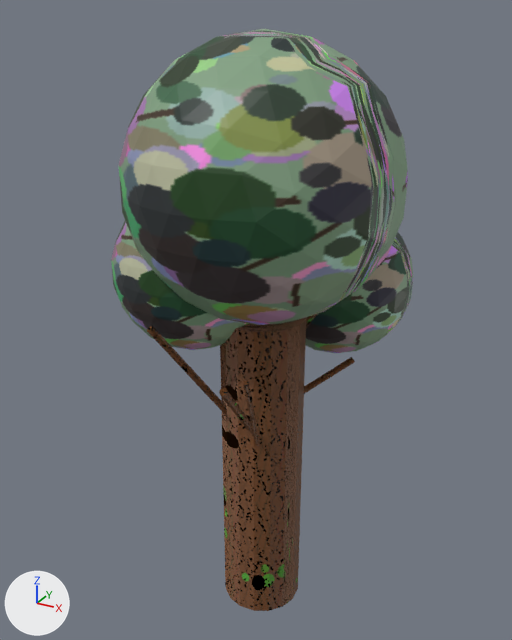
An edit to the glTF model assets/models/trees/tree_6.glb, drawn before and after from the same camera.
Before and after are seen from a 50 mm camera at (1.59, -2.97, 3.25) aimed at (-0.14, 0.19, 1.67). Lighting does not change. The marker at lower left points along +X, +Y and +Z. Where no turn or scale is listed for an object, it has been applied to the vertices. Vertices at the same position are counted once.

Objects in the first picture: 'tree_6_branch1', 'tree_6_branch2', 'tree_6_branch3', 'tree_6_crown0', 'tree_6_crown1', 'tree_6_crown2', 'tree_6_trunk'.
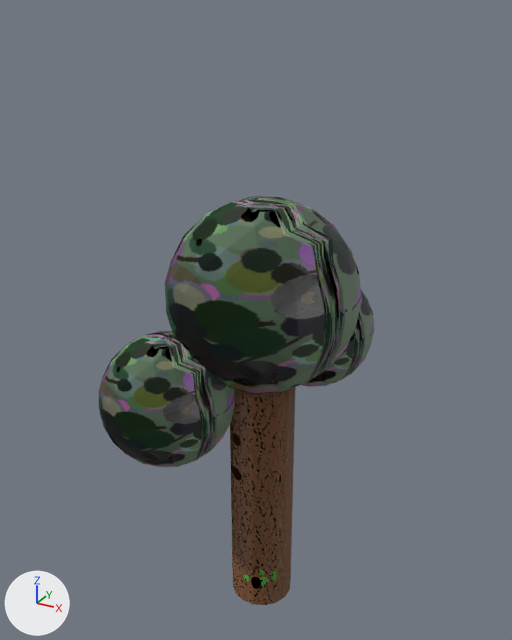
Patch to the scene script:
```diff
--- a/assets/models/trees/tree_6.glb.py
+++ b/assets/models/trees/tree_6.glb.py
@@ mat_mat_tree_6_crown0 @@
 n0 = _N.new('ShaderNodeBsdfPrincipled'); n0.name = 'Principled BSDF'
 n2.image = img_tree_6_crown
+n3 = _N.new('ShaderNodeNormalMap'); n3.name = 'Normal Map'
+n3.uv_map = 'UVMap'
+n4 = _N.new('ShaderNodeTexImage'); n4.name = 'Image Texture.001'
+n4.image = img_tree_6_crown_bump
 _L.new(n0.outputs[0], n1.inputs[0])  # 'BSDF' to 'Surface'
 _L.new(n2.outputs[0], n0.inputs[0])  # 'Color' to 'Base Color'
+_L.new(n3.outputs[0], n0.inputs[5])  # 'Normal' to 'Normal'
+_L.new(n4.outputs[0], n3.inputs[1])  # 'Color' to 'Color'
@@ mat_mat_tree_6_crown1 @@
 n0 = _N.new('ShaderNodeBsdfPrincipled'); n0.name = 'Principled BSDF'
 n2.image = img_tree_6_crown
+n3 = _N.new('ShaderNodeNormalMap'); n3.name = 'Normal Map'
+n3.uv_map = 'UVMap'
+n4 = _N.new('ShaderNodeTexImage'); n4.name = 'Image Texture.001'
+n4.image = img_tree_6_crown_bump
 _L.new(n0.outputs[0], n1.inputs[0])  # 'BSDF' to 'Surface'
 _L.new(n2.outputs[0], n0.inputs[0])  # 'Color' to 'Base Color'
+_L.new(n3.outputs[0], n0.inputs[5])  # 'Normal' to 'Normal'
+_L.new(n4.outputs[0], n3.inputs[1])  # 'Color' to 'Color'
@@ mat_mat_tree_6_crown2 @@
 n0 = _N.new('ShaderNodeBsdfPrincipled'); n0.name = 'Principled BSDF'
 n2.image = img_tree_6_crown
+n3 = _N.new('ShaderNodeNormalMap'); n3.name = 'Normal Map'
+n3.uv_map = 'UVMap'
+n4 = _N.new('ShaderNodeTexImage'); n4.name = 'Image Texture.001'
+n4.image = img_tree_6_crown_bump
 _L.new(n0.outputs[0], n1.inputs[0])  # 'BSDF' to 'Surface'
 _L.new(n2.outputs[0], n0.inputs[0])  # 'Color' to 'Base Color'
+_L.new(n3.outputs[0], n0.inputs[5])  # 'Normal' to 'Normal'
+_L.new(n4.outputs[0], n3.inputs[1])  # 'Color' to 'Color'
@@ me_tree_6_trunk @@
 me_tree_6_trunk.from_pydata(...)  # 34 vertices, 64 faces; spans x -0.22..0.22, y -0.22..0.22, z 0.0..1.8
+# me_tree_6_trunk part 1: the whole mesh is turned -5.8 degrees about the z axis through the mesh origin and scaled by 0.783
 me_tree_6_trunk.materials.append(mat_mat_tree_6_trunk)
@@ me_tree_6_crown0 @@
 me_tree_6_crown0.from_pydata(...)  # 162 vertices, 320 faces; spans x -0.678..0.678, y -0.678..0.678, z 1.804..3.167
+# me_tree_6_crown0 part 2: the whole mesh is turned -5.8 degrees about the z axis through its middle and scaled by 0.734, then moved by (0.0, 0.0, -0.574)
 me_tree_6_crown0.materials.append(mat_mat_tree_6_crown0)
@@ me_tree_6_crown1 @@
 me_tree_6_crown1.from_pydata(...)  # 162 vertices, 320 faces; spans x -0.317..0.558, y 0.264..1.139, z 1.354..2.233
+# me_tree_6_crown1 part 3: the whole mesh is turned -5.8 degrees about the z axis through its middle and scaled by 0.789, then moved by (-0.449, -1.114, -0.37)
 me_tree_6_crown1.materials.append(mat_mat_tree_6_crown1)
@@ me_tree_6_crown2 @@
 me_tree_6_crown2.from_pydata(...)  # 162 vertices, 320 faces; spans x -0.792..0.063, y -0.49..0.364, z 1.588..2.446
+# me_tree_6_crown2 part 4: the whole mesh is turned -5.8 degrees about the z axis through its middle and scaled by 0.775, then moved by (0.511, 0.383, -0.376)
 me_tree_6_crown2.materials.append(mat_mat_tree_6_crown2)
@@ me_tree_6_branch1 @@
-me_tree_6_branch1.from_pydata(...)  # 26 vertices, 48 faces; spans x -0.012..0.42, y -0.015..0.28, z 1.18..1.539
+me_tree_6_branch1.from_pydata(...)  # 26 vertices, 48 faces; spans x -0.302..0.011, y -0.011..0.32, z 0.68..1.352
+# me_tree_6_branch1 part 5: 26 of 26 vertices moved; they spanned x -0.012..0.42, y -0.015..0.28, z 1.18..1.539 and now span x -0.302..0.011, y -0.011..0.32, z 0.68..1.352; mean shift (-0.349, 0.022, -0.343); largest move (0.416, 0.27, 1.511) -> (-0.298, 0.316, 1.339)
 me_tree_6_branch1.materials.append(mat_mat_tree_6_branch1)
@@ me_tree_6_branch2 @@
 me_tree_6_branch2.from_pydata(...)  # 26 vertices, 48 faces; spans x -0.353..0.017, y -0.524..0.016, z 0.964..1.86
+# me_tree_6_branch2 part 6: the whole mesh is multiplied about its middle by the matrix ((-0.656, 0.139, 0.023), (-0.136, -0.654, 0.059), (0.035, 0.053, 0.668)), then moved by (0.253, 0.469, 0.126)
 me_tree_6_branch2.materials.append(mat_mat_tree_6_branch2)
@@ me_tree_6_branch3 @@
-me_tree_6_branch3.from_pydata(...)  # 26 vertices, 48 faces; spans x -0.013..0.235, y -0.58..0.012, z 0.841..1.74
+me_tree_6_branch3.from_pydata(...)  # 26 vertices, 48 faces; spans x -0.343..0.012, y -0.424..0.01, z 1.322..1.424
+# me_tree_6_branch3 part 7: 26 of 26 vertices moved; they spanned x -0.013..0.235, y -0.58..0.012, z 0.841..1.74 and now span x -0.343..0.012, y -0.424..0.01, z 1.322..1.424; mean shift (-0.276, 0.077, 0.083); largest move (0.219, -0.58, 1.725) -> (-0.337, -0.41, 1.395)
 me_tree_6_branch3.materials.append(mat_mat_tree_6_branch3)
```

Where the change shows, as pixel boxes [x1, y1, x2, y2] in the pictures (512 x 640 px; the box of a moved part takes in the faces that stretch with it):
'tree_6_crown0', surface changed, mesh turned: before [119, 29, 408, 325]; after [165, 196, 362, 393]
'tree_6_trunk', mesh turned: before [220, 317, 306, 611]; after [230, 387, 296, 605]
'tree_6_crown1', surface changed, mesh turned: before [305, 232, 413, 353]; after [99, 331, 235, 467]
'tree_6_crown2', surface changed, mesh turned: before [111, 221, 249, 350]; after [302, 290, 375, 387]
'tree_6_branch2', reshaped (not visible afterwards): before [147, 326, 227, 415]
'tree_6_branch1', reshaped (not visible afterwards): before [304, 357, 355, 394]
part 7 of me_tree_6_branch3, moved or reshaped (not visible afterwards): before [243, 380, 260, 446]
